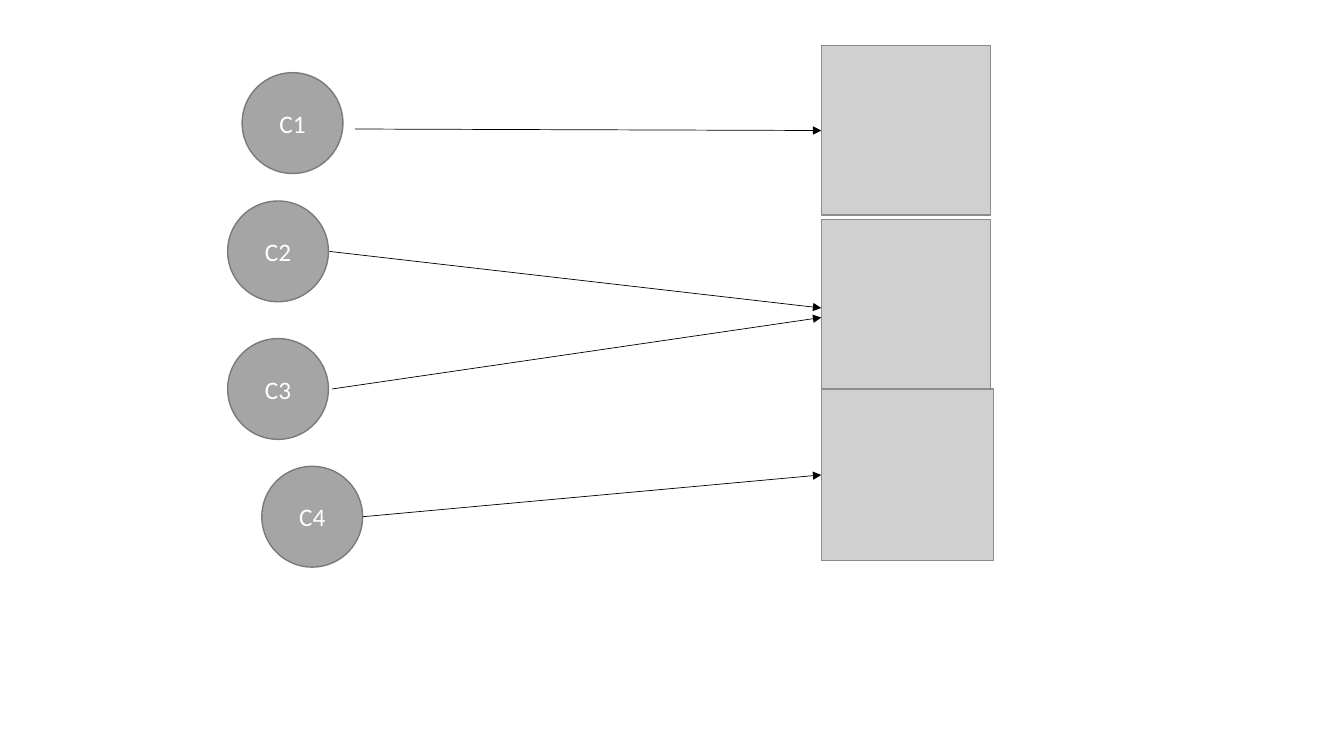
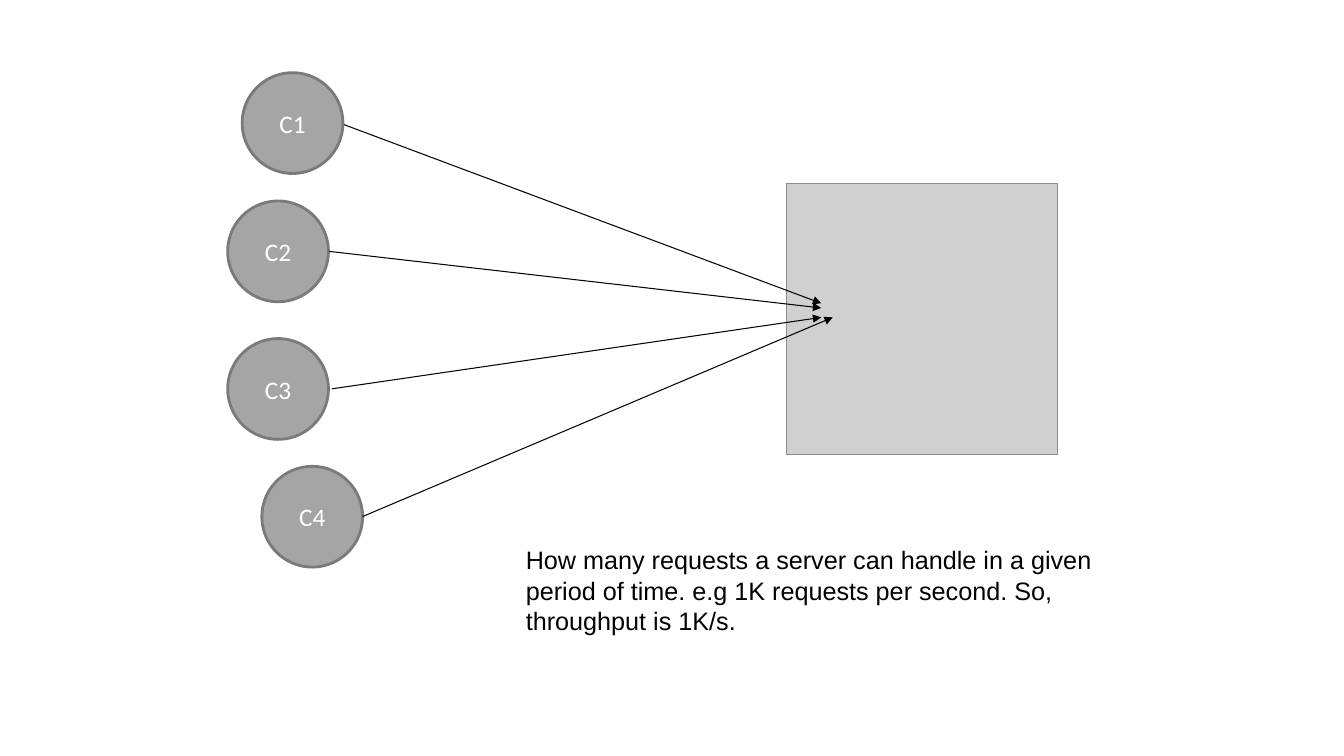
Before and after one commit to aamirfayaz/reactive_architecture, a slide deck: slide 3 of system_design/udemy_1_system_design/latency_throughput/Throughput.pptx (slide 4 before the commit). Drawn at 1344x756 pixels with LibreOffice and Linux fonts; fonts in the diff are those of the drawing; grey boxes stand for pictures. Boxes give left, top, right and bottom in pixels: in the first picture for what was removed or moved away, otherwise in the second. Text is boxed around its words. In the diff, an @@ line names an element or a change of style, - is before the commit and + after.

```diff
--- a/system_design/udemy_1_system_design/latency_throughput/Throughput.pptx
+++ b/system_design/udemy_1_system_design/latency_throughput/Throughput.pptx
@@ ellipse "C1" at (242, 73, 343, 173): outline #7A7A7A 1 pt to #7A7A7A 2 pt @@
@@ freeform shape added at (344, 125, 821, 303), outline #000000 0.75 pt @@
@@ arrow removed from (355, 129) to (822, 130) @@
@@ ellipse "C2" at (228, 201, 329, 301): outline #7A7A7A 1 pt to #7A7A7A 2 pt @@
@@ picture: place and size @@
-picture at (822, 46, 991, 216)
+picture at (787, 184, 1059, 455)
@@ picture removed at (822, 220, 991, 389) @@
@@ arrow removed from (330, 251) to (822, 309) @@
@@ freeform shape added at (330, 251, 822, 308), outline #000000 0.75 pt @@
@@ arrow removed from (332, 389) to (822, 318) @@
@@ freeform shape added at (332, 318, 821, 389), outline #000000 0.75 pt @@
@@ freeform shape added at (363, 318, 833, 517), outline #000000 0.75 pt @@
@@ picture removed at (822, 389, 993, 561) @@
@@ arrow removed from (363, 517) to (822, 475) @@
@@ text added at (526, 550, 1091, 636), 18 pt, text #000000 @@
+How many requests a server can handle in a given period of time. e.g 1K requests per second. So, throughput is 1K/s.
```
Also in this commit, not shown: 2 other slides changed, 2 other files.
